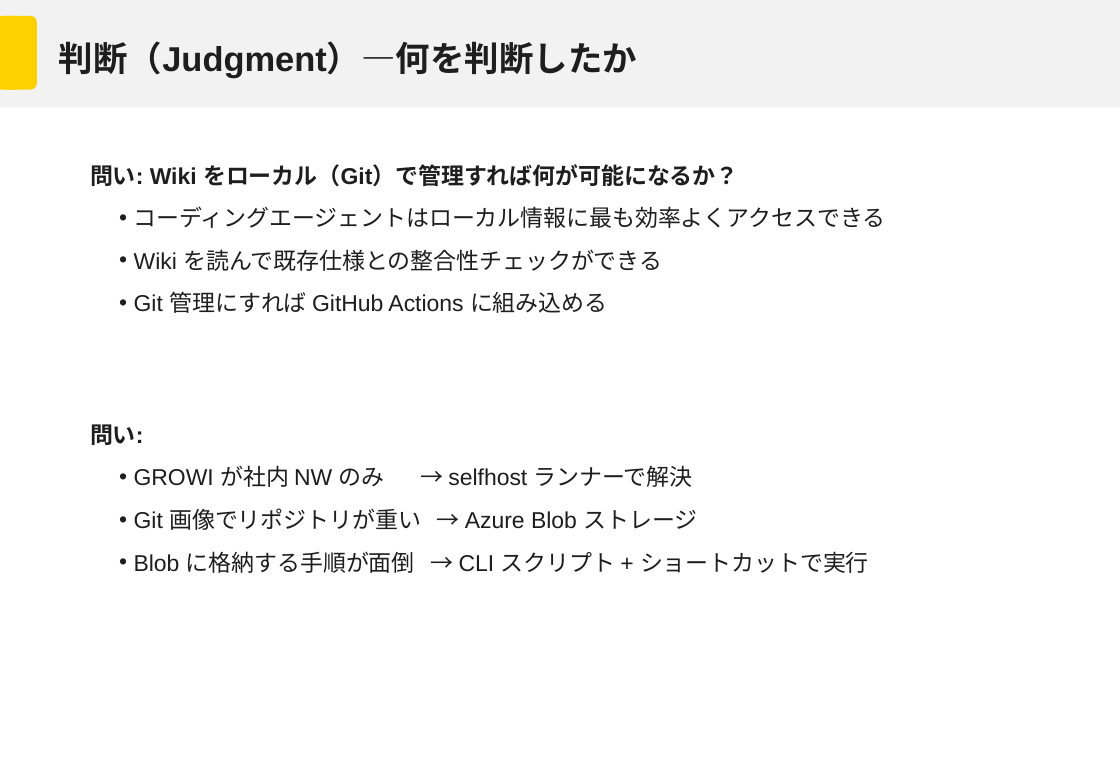
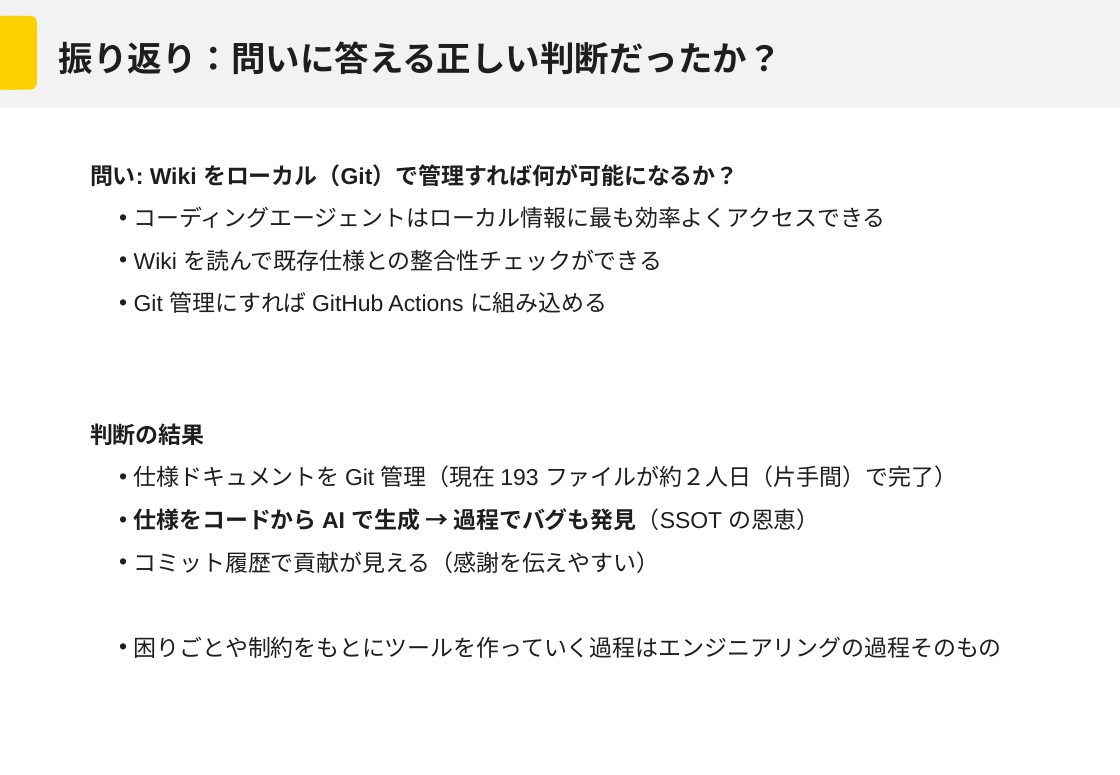
Before and after one commit to Mori-Taiki/Presentation, a slide deck: slide 13 of TechMeeting202604/techmeeting20260406.pptx (slide 12 before the commit). Drawn at 1120x775 pixels with LibreOffice and Linux fonts; fonts in the diff are those of the drawing; background and template pictures are left out. Boxes give left, top, right and bottom in pixels: in the first picture for what was removed or moved away, otherwise in the second. Text is boxed around its words. In the diff, an @@ line names an element or a change of style, - is before the commit and + after.

```diff
--- a/TechMeeting202604/techmeeting20260406.pptx
+++ b/TechMeeting202604/techmeeting20260406.pptx
@@ title at (59,41,782,74): text changed @@
-判断（Judgment）—何を判断したか
+振り返り：問いに答える正しい判断だったか？
@@ text at (90,423,1002,658): text changed @@
-問い:
-  • GROWI が社内 NW のみ → selfhost ランナーで解決
-  • Git 画像でリポジトリが重い → Azure Blob ストレージ
-  • Blob に格納する手順が面倒 → CLI スクリプト + ショートカットで実行
+判断の結果
+  • 仕様ドキュメントを Git 管理（現在 193 ファイルが約２人日（片手間）で完了）
+  • 仕様をコードから AI で生成 → 過程でバグも発見（SSOT の恩恵）
+  • コミット履歴で貢献が見える（感謝を伝えやすい）
+  • 困りごとや制約をもとにツールを作っていく過程はエンジニアリングの過程そのもの
```
Also in this commit, not shown: 8 other slides changed, 5 slides added.
